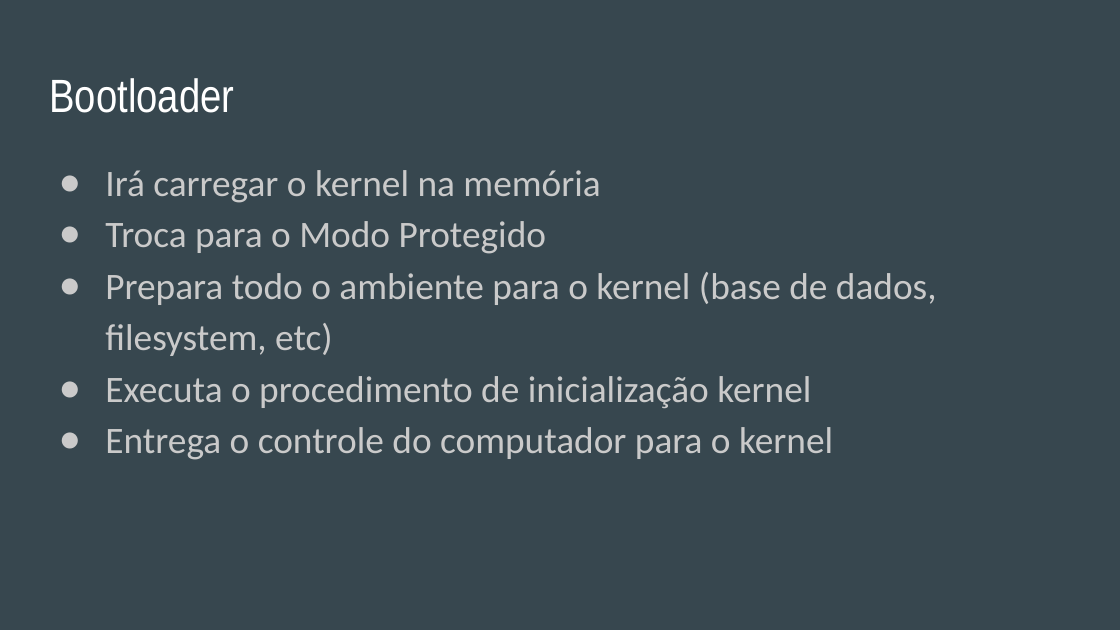
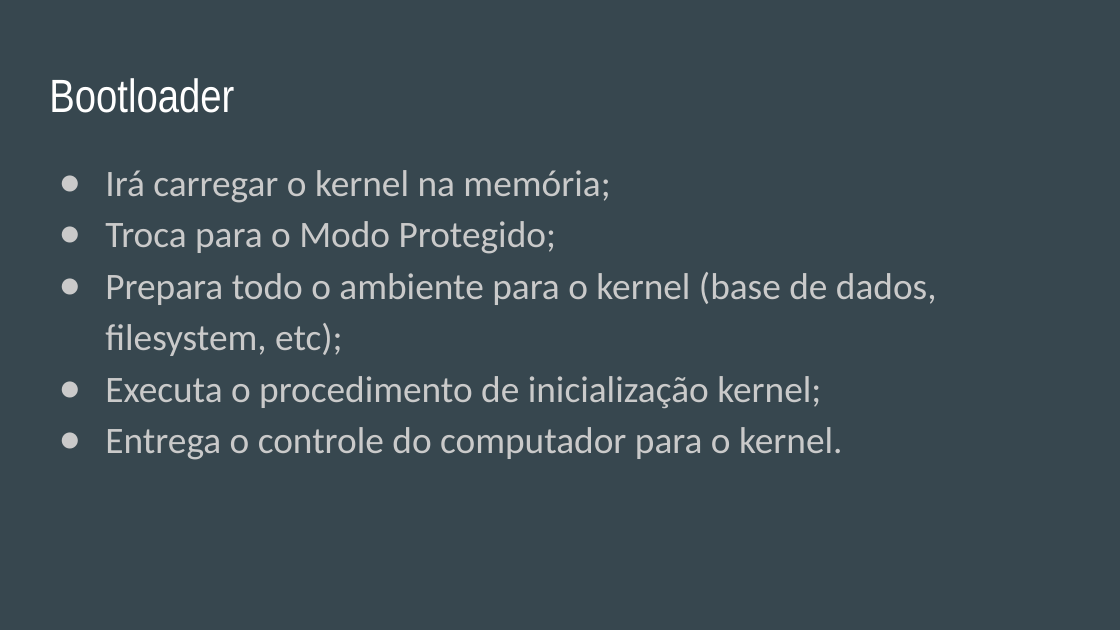
Before and after one commit to ArcanjoGabriel42/GabrielJoshua_finalProject_os_rr_2019, a slide deck: slide 7 of Documentação/Guia do Bootloader das Galáxias.pptx. Drawn at 1120x630 pixels with LibreOffice and Linux fonts; fonts in the diff are those of the drawing. Boxes give left, top, right and bottom in pixels: in the first picture for what was removed or moved away, otherwise in the second. Text is boxed around its words. In the diff, an @@ line names an element or a change of style, - is before the commit and + after.

```diff
--- a/Documentação/Guia do Bootloader das Galáxias.pptx
+++ b/Documentação/Guia do Bootloader das Galáxias.pptx
@@ text at [105,170,937,460]: text changed @@
-● Irá carregar o kernel na memória
-● Troca para o Modo Protegido
-● Prepara todo o ambiente para o kernel (base de dados, filesystem, etc)
-● Executa o procedimento de inicialização kernel
-● Entrega o controle do computador para o kernel
+● Irá carregar o kernel na memória;
+● Troca para o Modo Protegido;
+● Prepara todo o ambiente para o kernel (base de dados, filesystem, etc);
+● Executa o procedimento de inicialização kernel;
+● Entrega o controle do computador para o kernel.
```
Also in this commit, not shown: 3 other slides changed, 3 slides added, 1 slide removed, 3 other files.
